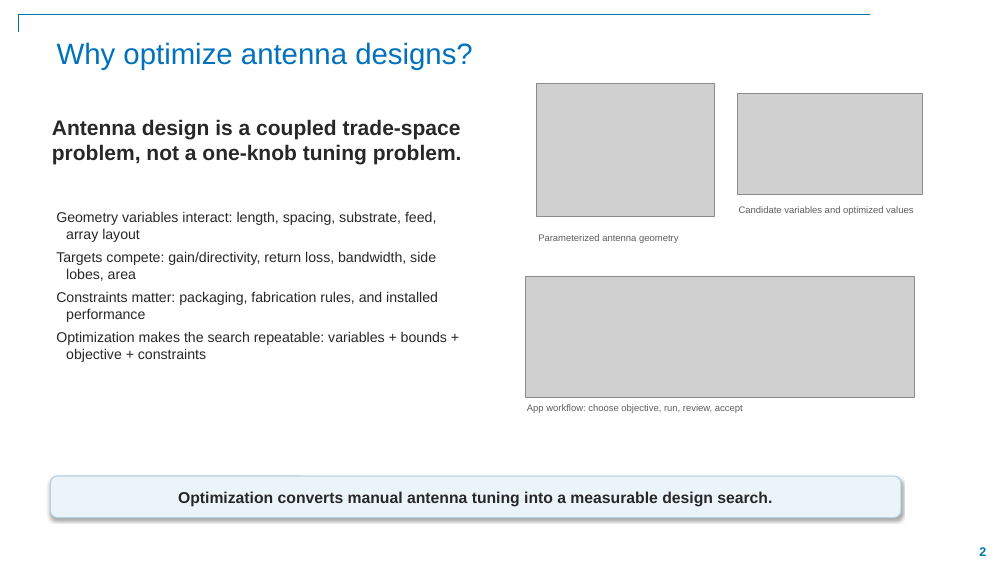
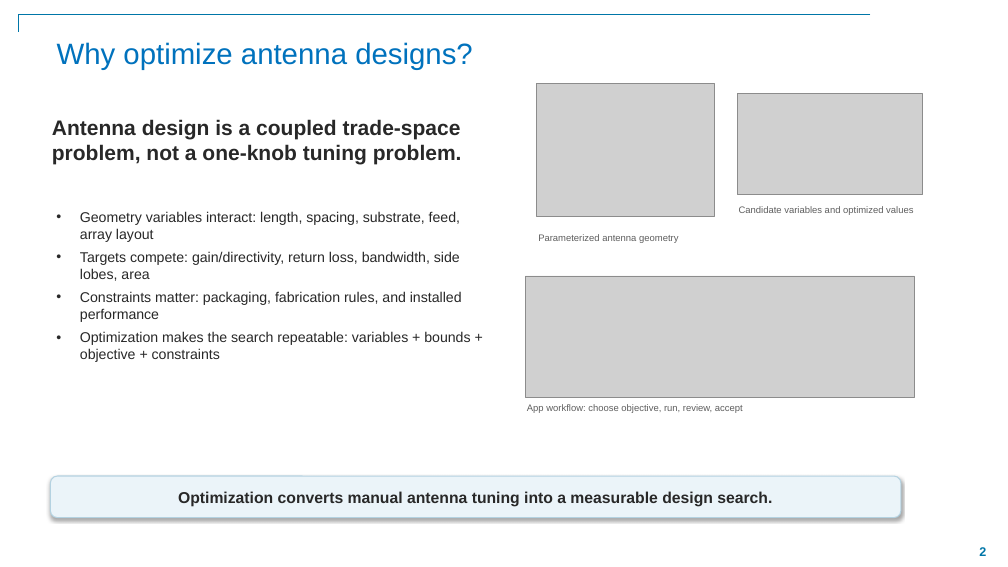
Before and after one commit to SekharRajendran/Workshop_AI_Antenna_MATLAB, a slide deck: slide 2 of Slides/Part_3_Optimization_v2.pptx. Drawn at 1008x567 pixels with LibreOffice and Linux fonts; fonts in the diff are those of the drawing; grey boxes stand for pictures; background and template pictures are left out. Boxes give left, top, right and bottom in pixels: in the first picture for what was removed or moved away, otherwise in the second. Text is boxed around its words. In the diff, an @@ line names an element or a change of style, - is before the commit and + after.

```diff
--- a/Slides/Part_3_Optimization_v2.pptx
+++ b/Slides/Part_3_Optimization_v2.pptx
@@ text "Geometry variables interact: length, spacing, ..." at box(80, 211, 470, 362): bullet none to • @@
```
Also in this commit, not shown: 1 other slide changed, 1 slide added.
